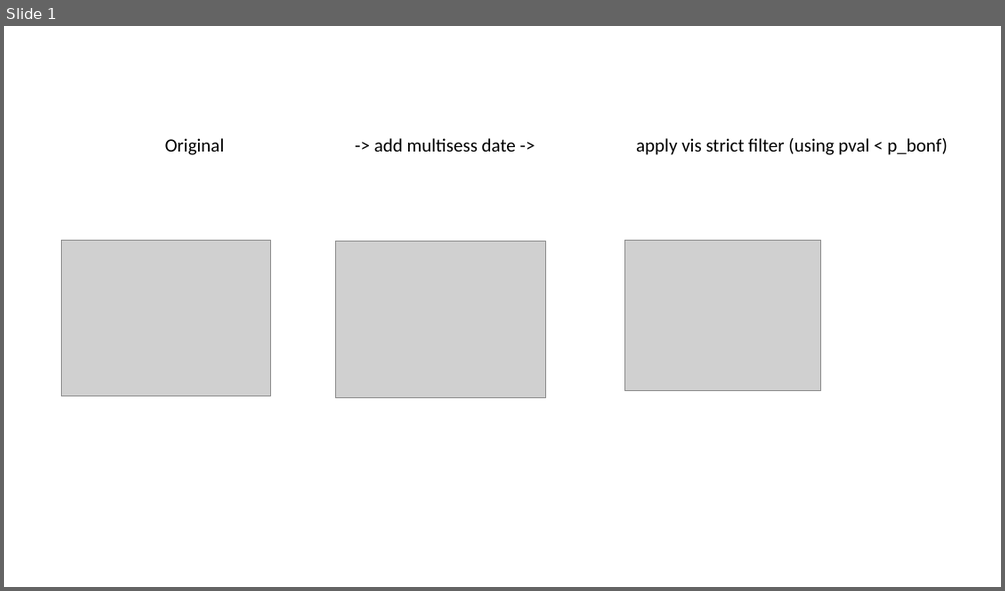
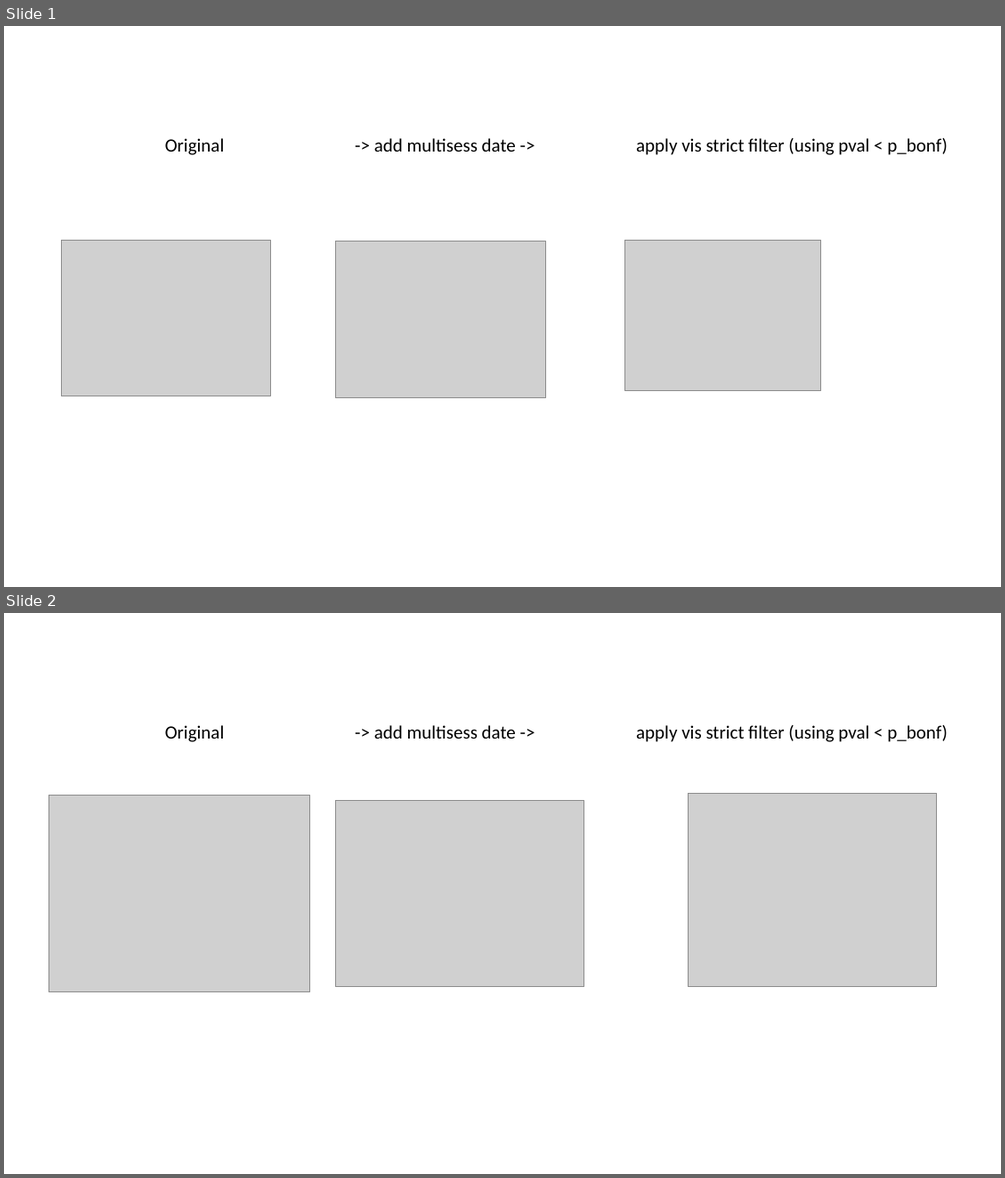
Before and after one commit to lanluo9/inter, a slide deck: results/add 8ori_2isi_multisess, and apply vis strict filter/compare.pptx. Shown one above the other, each under a label of ours: slide 1 before the commit, slides 1 and 2 after it. The pictures are 1005x591 and 1005x1178 pixels, drawn with LibreOffice and Linux fonts; fonts in the diff are those of the drawing; grey boxes stand for pictures. Boxes give left, top, right and bottom in pixels: in the first picture for what was removed or moved away, otherwise in the second. Text is boxed around its words. In the diff, an @@ line names an element or a change of style, - is before the commit and + after.

```diff
--- a/results/add 8ori_2isi_multisess, and apply vis strict filter/compare.pptx
+++ b/results/add 8ori_2isi_multisess, and apply vis strict filter/compare.pptx
@@ slide 2 added at [4, 613, 1001, 1174], background #FFFFFF @@
@@ text added at [165, 725, 947, 742], 18 pt, text #000000 @@
+Original -> add multisess date -> apply vis strict filter (using pval < p_bonf)
@@ picture added at [48, 795, 310, 992] @@
@@ picture added at [688, 793, 937, 986] @@
@@ picture added at [335, 801, 583, 987] @@
```
Also in this commit, not shown: 1 other file.
